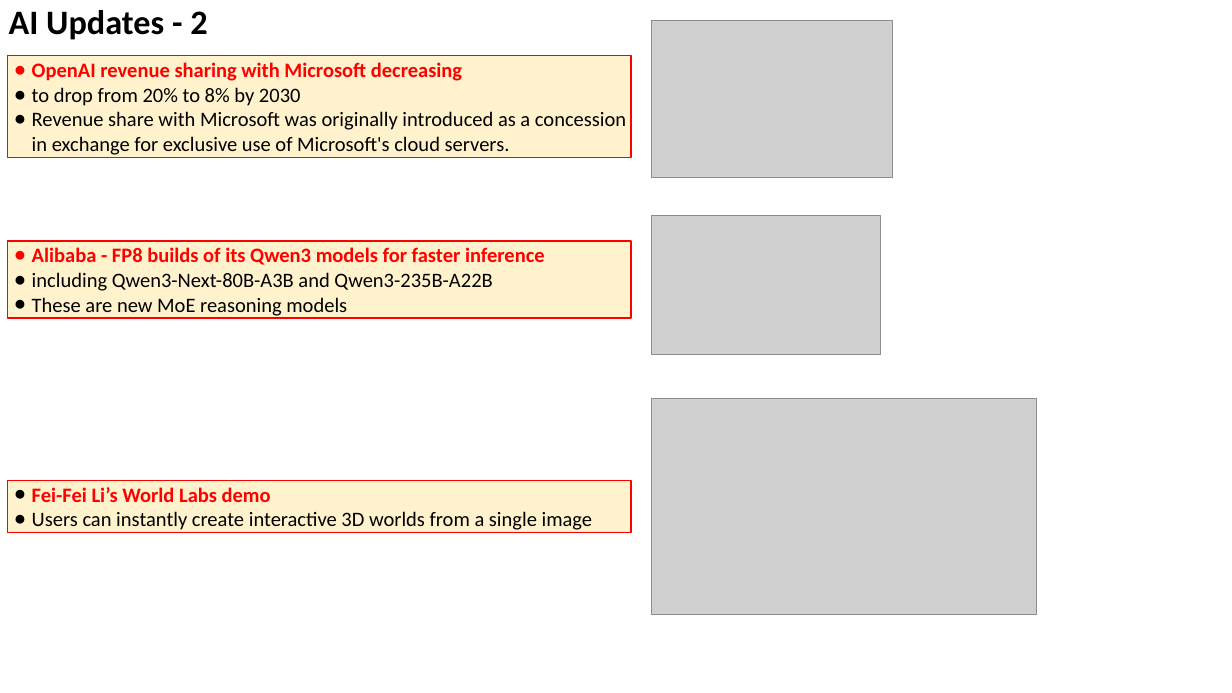
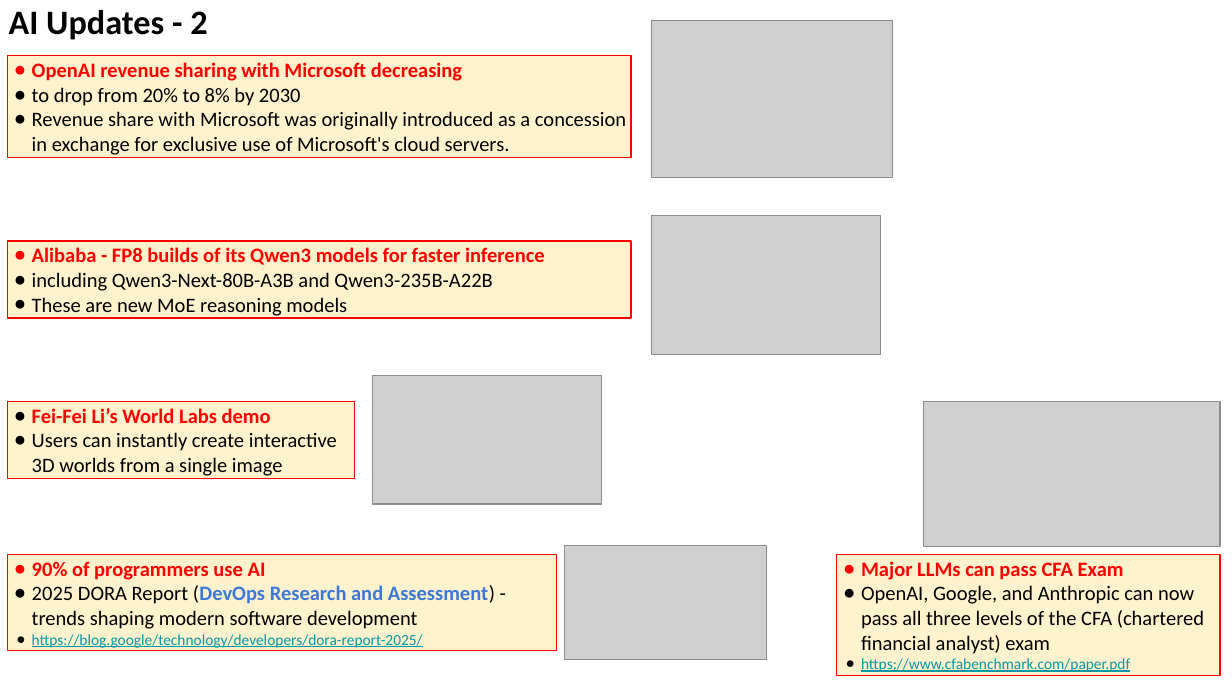
Before and after one commit to lselector/seminar, a slide deck: slide 9 of 2025/2025-09-26-AI-Updates.pptx. Drawn at 1232x693 pixels with LibreOffice and Linux fonts; fonts in the diff are those of the drawing; grey boxes stand for pictures. Boxes give left, top, right and bottom in pixels: in the first picture for what was removed or moved away, otherwise in the second. Text is boxed around its words. In the diff, an @@ line names an element or a change of style, - is before the commit and + after.

```diff
--- a/2025/2025-09-26-AI-Updates.pptx
+++ b/2025/2025-09-26-AI-Updates.pptx
@@ picture added at [372,376,601,504] @@
@@ rectangle "Fei-Fei Li’s World Labs demo": place and size @@
-rectangle "Fei-Fei Li’s World Labs demo" at [7,480,631,532]
+rectangle "Fei-Fei Li’s World Labs demo" at [7,402,355,479]
@@ picture removed at [652,399,1036,615] @@
@@ picture added at [924,402,1221,547] @@
@@ rectangle added at [7,554,557,650], fill #FFF2CC, outline #FF0000 0.75 pt, 12 pt, text #0097A7 @@
+● 90% of programmers use AI
+● 2025 DORA Report (DevOps Research and Assessment) - trends shaping modern software development
+● https://blog.google/technology/developers/dora-report-2025/
@@ picture added at [564,546,766,659] @@
@@ rectangle added at [837,554,1220,675], fill #FFF2CC, outline #FF0000 0.75 pt, 12 pt, text #000000 @@
+● Major LLMs can pass CFA Exam
+● OpenAI, Google, and Anthropic can now pass all three levels of the CFA (chartered financial analyst) exam
+● https://www.cfabenchmark.com/paper.pdf
```
Also in this commit, not shown: 4 other slides changed, 1 slide added.
